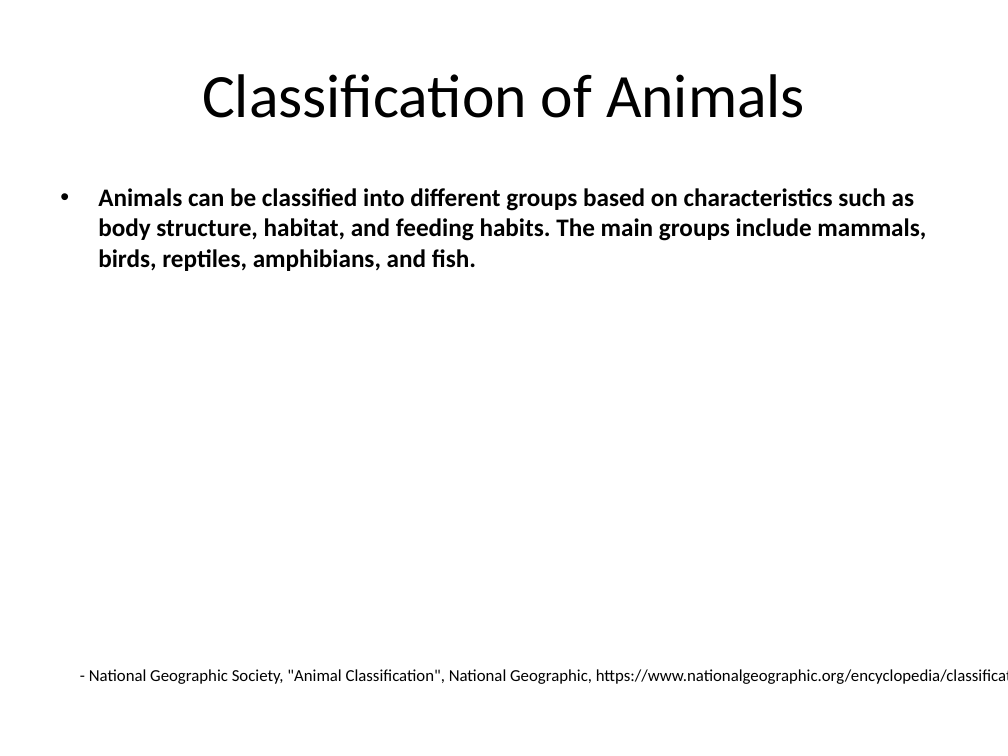
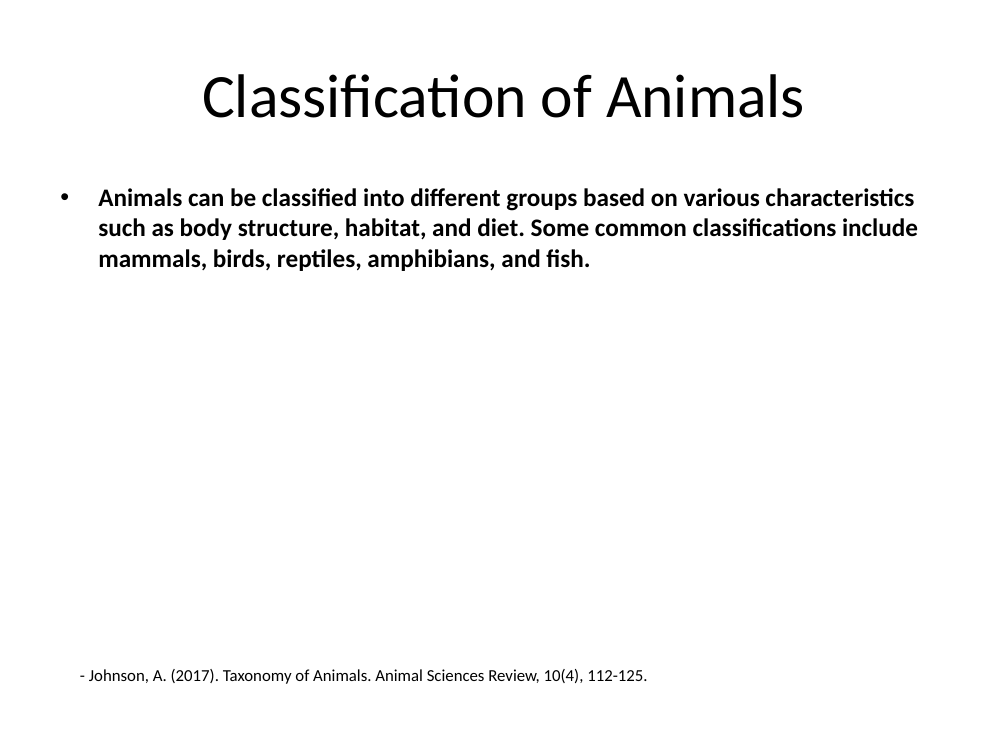
Before and after one commit to infrasvc-magang/test, a slide deck: slide 3 of backend/project/PPTX/Animals_presentation.pptx. Drawn at 1008x756 pixels with LibreOffice and Linux fonts; fonts in the diff are those of the drawing. Boxes give left, top, right and bottom in pixels: in the first picture for what was removed or moved away, otherwise in the second. Text is boxed around its words. In the diff, an @@ line names an element or a change of style, - is before the commit and + after.

```diff
--- a/backend/project/PPTX/Animals_presentation.pptx
+++ b/backend/project/PPTX/Animals_presentation.pptx
@@ text at (98, 188, 918, 271): text changed @@
-• Animals can be classified into different groups based on characteristics such as body structure, habitat, and feeding habits. The main groups include mammals, birds, reptiles, amphibians, and fish.
+• Animals can be classified into different groups based on various characteristics such as body structure, habitat, and diet. Some common classifications include mammals, birds, reptiles, amphibians, and fish.
@@ text at (89, 669, 647, 684): text changed @@
-- National Geographic Society, "Animal Classification", National Geographic, https://www.nationalgeographic.org/encyclopedia/classification-animals/
+- Johnson, A. (2017). Taxonomy of Animals. Animal Sciences Review, 10(4), 112-125.
```
Also in this commit, not shown: 5 other slides changed, 4 slides added, 4 slides removed, 15 other files.
